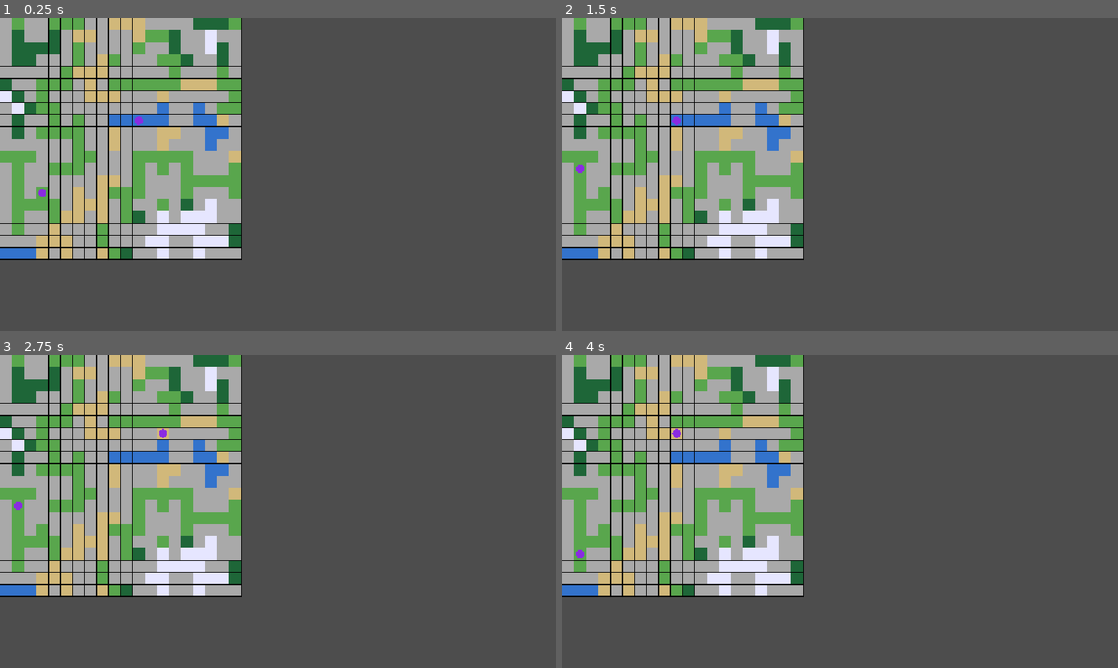
Above: before the commit, frames 1-4 (two rows, left to right).
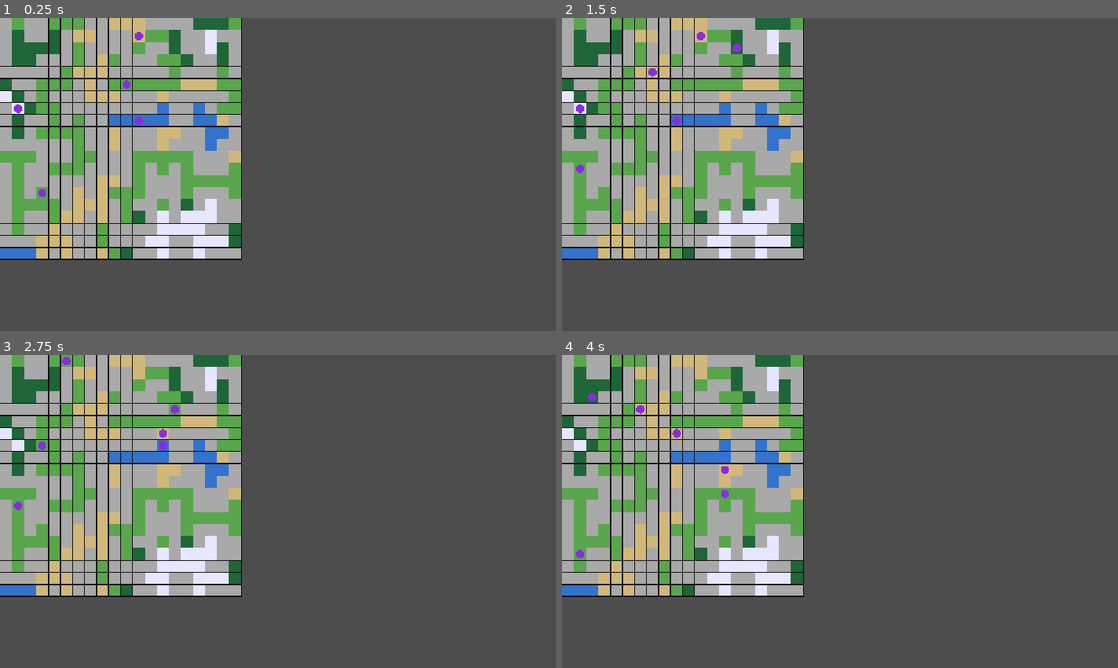
Above: after the commit, the same moments.

Repository: HugoGellida/Projet-SMA-Avanc-
Game: Godot game, scene res://node_2d.tscn
Two runs of this game, one before a commit and one after it. Both use one fixed random seed, a clock stepped at 60 frames per second and the inputs below.
Inputs:
- Up to frame 1 (0.25 s): no input
- Up to frame 2 (1.5 s): no input
- Up to frame 3 (2.75 s): no input
- Up to frame 4 (4 s): no input

The runs differ from the first frame. In frame 1, 0.1% of the frame differs, in the area x 2-26%, y 4-31%; in frame 2, 0.1%, in the area x 2-33%, y 4-31%; in frame 3, 0.1%; in frame 4, 0.1%.

Commit message:
find agents within communication range

Diff:
--- a/node_2d.tscn
+++ b/node_2d.tscn
@@ -22,6 +22,18 @@
 [node name="Agent2" type="Node2D" parent="Agents" unique_id=1560334558]
 script = ExtResource("3_epypp")
 
+[node name="Agent3" type="Node2D" parent="Agents" unique_id=737447801]
+script = ExtResource("3_epypp")
+
+[node name="Agent4" type="Node2D" parent="Agents" unique_id=1199647458]
+script = ExtResource("3_epypp")
+
+[node name="Agent5" type="Node2D" parent="Agents" unique_id=1073103246]
+script = ExtResource("3_epypp")
+
+[node name="Agent6" type="Node2D" parent="Agents" unique_id=2087803682]
+script = ExtResource("3_epypp")
+
 [node name="SimulationManager" type="Node2D" parent="." unique_id=506008237]
 script = ExtResource("4_0hol4")
 
--- a/scripts/Agent.gd
+++ b/scripts/Agent.gd
@@ -2,6 +2,7 @@
 class_name Agent
 
 @export_range(1, 20, 1) var vision_range: int = 1
+@export_range(1, 20, 1) var communication_range: int = 2
 
 
 enum CellState {
@@ -28,11 +29,14 @@
 
 var current_target: Vector2i = Vector2i.ZERO
 
+var current_communication_array: Dictionary = {}
+
 
 func initialize(tile_size: float) -> void:
 	local_position = Vector2i.ZERO
 	current_target = local_position
 	local_map.clear()
+	current_communication_array.clear()
 	exploration_finished = false
 
 	display_radius = tile_size * 0.35
@@ -104,6 +108,20 @@
 		local_map[local_coord] = observation[offset]
 
 
+# voir avec quels agents on peut communiquer et leur position dans notre local map
+func update_communication_array(agent_array :Dictionary) -> void:
+	current_communication_array.clear()
+
+	for other_agent : Agent in agent_array:
+		var offset: Vector2i = agent_array[other_agent]
+		# transform other agent position into local map position
+		var other_agent_position: Vector2i = local_position + offset
+		current_communication_array[other_agent] = other_agent_position
+
+	if not agent_array.is_empty():
+		print(name, " communication array: ", current_communication_array)
+
+
 # voir si un case est un frontier case
 func _is_frontier_position(coord: Vector2i) -> bool:
 	if get_cell_state(coord) != CellState.FREE:
--- a/scripts/SimulationManager.gd
+++ b/scripts/SimulationManager.gd
@@ -49,6 +49,10 @@
 
 		_register_agent(agent, spawn_position)
 
+	# mise à jour le communication array pour tous les agent après la registation
+	for agent in agents:
+		_update_agent_comunicate_array(agent)
+
 	$StepTimer.start()
 
 
@@ -88,6 +92,24 @@
 	agent.perceive(observation)
 
 
+func _update_agent_comunicate_array(agent: Agent) -> void:
+	var agent_position: Vector2i = (agent_with_world_positions[agent])
+
+	var communication_array: Dictionary = {}
+
+	for other_agent: Agent in agent_with_world_positions:
+		if agent != other_agent:
+
+			var other_agent_position : Vector2i = agent_with_world_positions[other_agent]
+			var offset : Vector2i = (other_agent_position - agent_position)
+			var distance: int = maxi(absi(offset.x), absi(offset.y))
+
+			if distance <= agent.communication_range:
+				communication_array[other_agent] = offset
+
+	agent.update_communication_array(communication_array)
+
+
 func _on_setp_timer_timeout() -> void:
 	step_simulation()
 
@@ -98,6 +120,7 @@
 
 	print("Simulation step: ", simulation_step)
 
+	# execute agents action
 	for agent: Agent in agent_with_world_positions:
 		var action: Vector2i = agent.choose_move_action()
 
@@ -122,6 +145,10 @@
 		if not agent.exploration_finished:
 			all_finished = false
 
+	# mise à jour le communication array pour tous les agents
+	for agent: Agent in agent_with_world_positions:
+		_update_agent_comunicate_array(agent)
+
 	if all_finished:
 		$StepTimer.stop()
 		print("Exploration finished! ")
